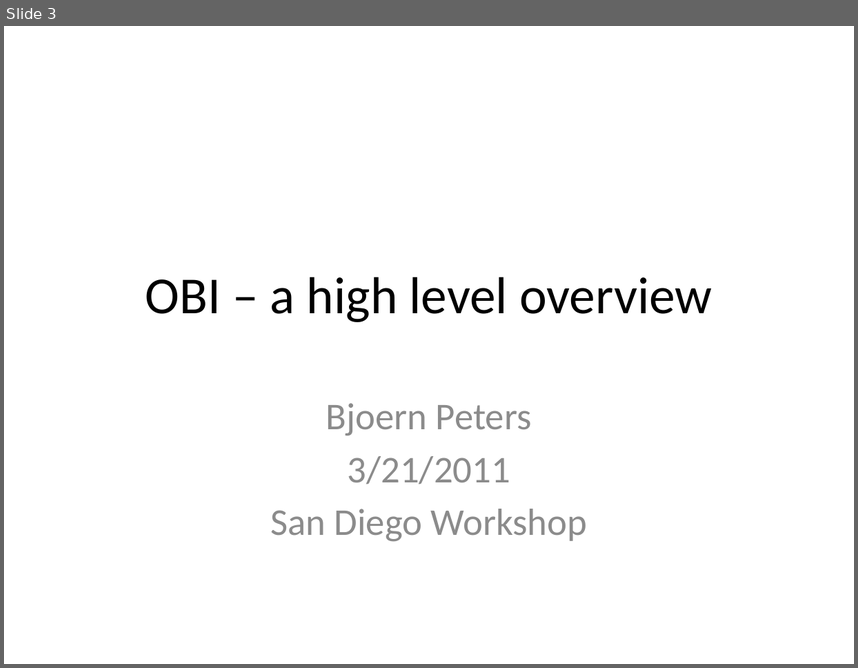
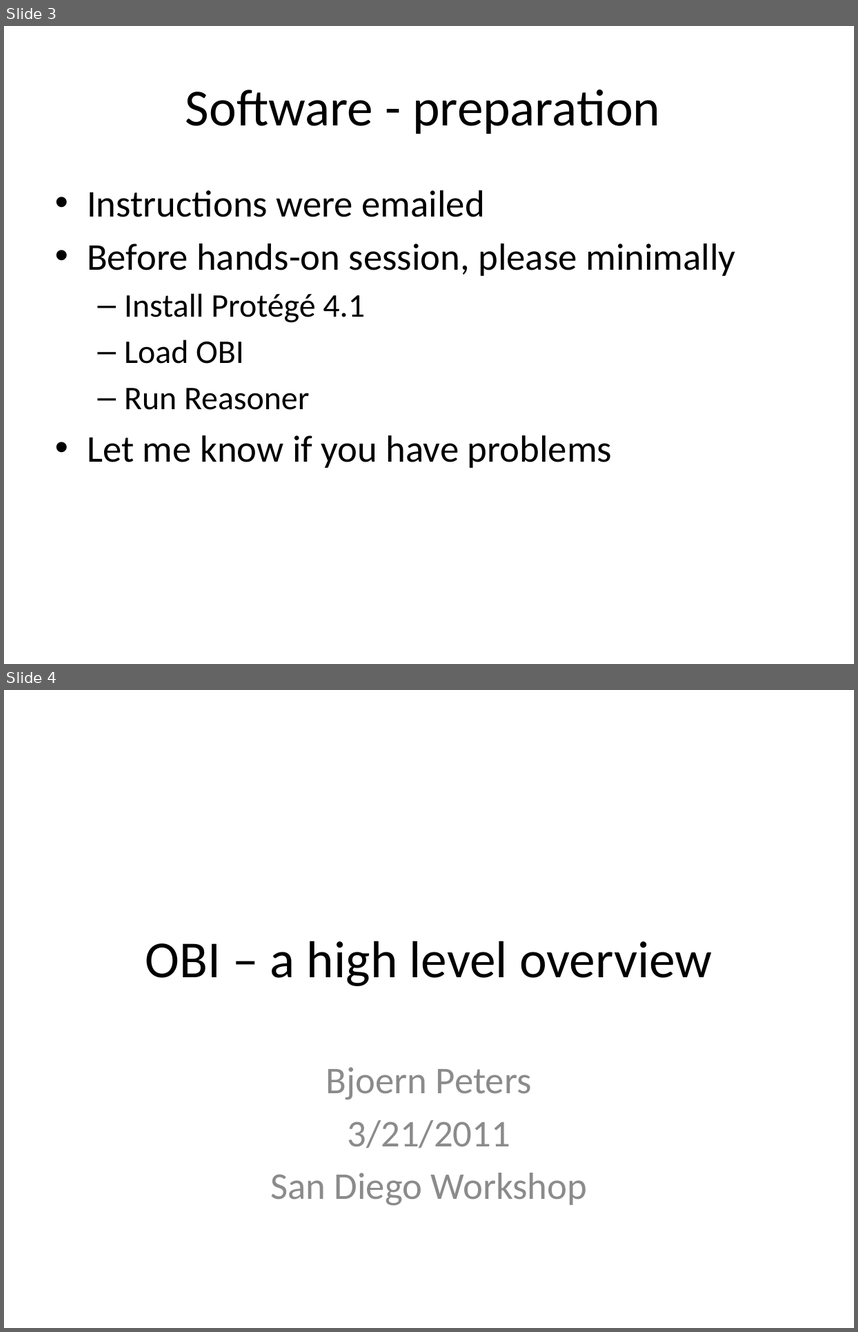
Before and after one commit to obi-ontology/obi-legacy-svn, a slide deck: trunk/docs/presentations/OBI tutorial July 2011 ICBO/OBI overview and IEDB.pptx. Shown one above the other, each under a label of ours: slide 3 before the commit, slides 3 and 4 after it. The pictures are 858x668 and 858x1332 pixels, drawn with LibreOffice and Linux fonts; fonts in the diff are those of the drawing. Boxes give left, top, right and bottom in pixels: in the first picture for what was removed or moved away, otherwise in the second. Text is boxed around its words. In the diff, an @@ line names an element or a change of style, - is before the commit and + after.

Commit message:
updated overview presentation + committed original announcement text.

```diff
--- a/trunk/docs/presentations/OBI tutorial July 2011 ICBO/OBI overview and IEDB.pptx
+++ b/trunk/docs/presentations/OBI tutorial July 2011 ICBO/OBI overview and IEDB.pptx
@@ slide 3 added at [4,26,854,664], background #FFFFFF @@
@@ title added at [185,89,660,134], 44 pt, text #000000 @@
+Software - preparation
@@ text added at [87,190,735,468], 32 pt, text #000000 @@
+• Instructions were emailed
+• Before hands-on session, please minimally
+  – Install Protégé 4.1
+  – Load OBI
+  – Run Reasoner
+• Let me know if you have problems
@@ what was slide 3 is now slide 4 @@
```
Also in this commit, not shown: 4 slides changed, 1 other slide added, 1 other file.
